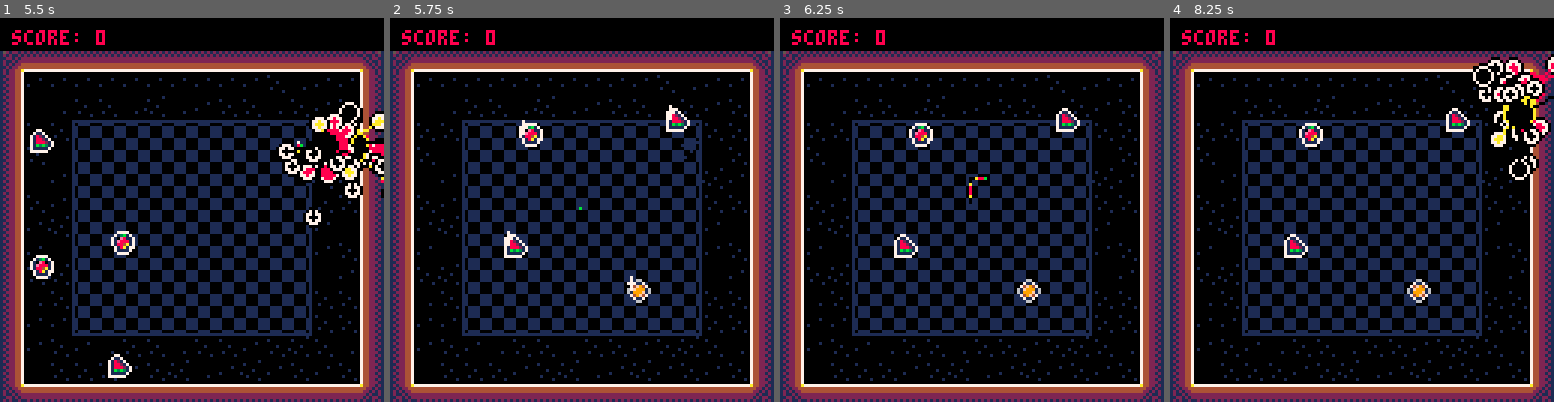
Above: before the commit, frames 1-4 (left to right).
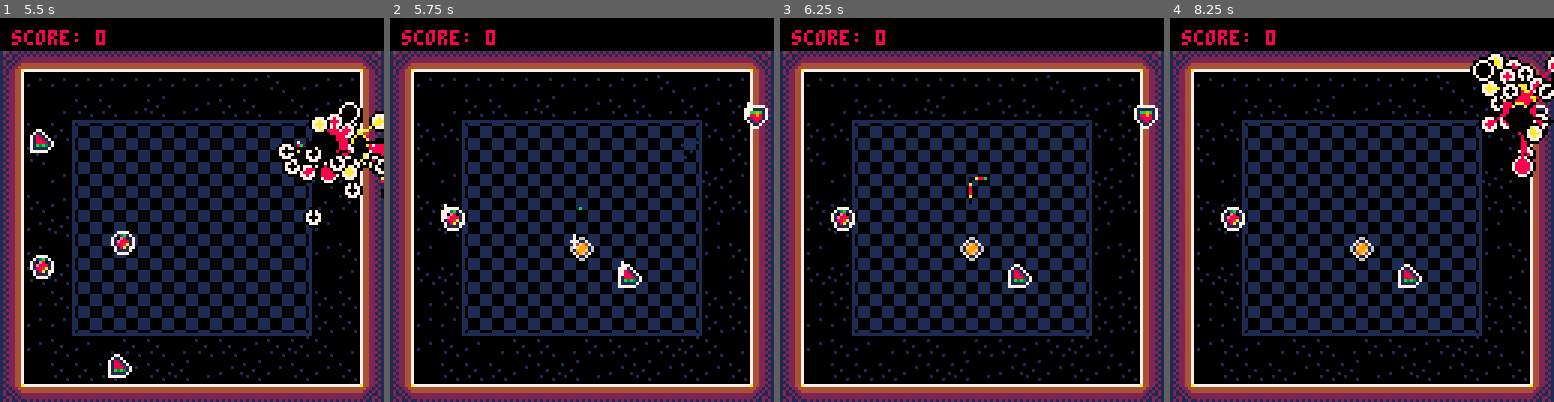
Above: after the commit, the same moments.

Repository: tmelot2/pico-8
Game: PICO-8 cartridge snekdash.p8
The game is run twice, just before and just after one commit, with the same random seed, the same clock (stepped at 60 frames per second) and the same inputs.
Inputs:
- Up to frame 1 (5.5 s): tap X (X key) at 0.33, 1.07, 1.85, 2.97, 4.08, 5.2 s; tap O (Z key) at 0.7, 1.7, 2.1, 2.5, 2.9, 3.3, 3.7, 4.1, 4.5, 4.9, 5.3 s; hold Right 1.6-2.1 s; hold Up 2.15-2.42 s; hold Right 2.47-3.03 s; hold Left 3.08-3.58 s; hold Down 3.63-3.97 s; hold Right 4.02-4.68 s; hold Up 4.73-5.03 s; hold Left from 5.08 s (still down)
- Up to frame 2 (5.75 s): release Left at 5.68 s; tap O (Z key) at 5.7 s; hold Down from 5.73 s (still down)
- Up to frame 3 (6.25 s): release Down at 6.03 s; hold Right from 6.08 s (still down); tap O (Z key) at 6.1 s
- Up to frame 4 (8.25 s): tap X (X key) at 6.32, 7.43 s; tap O (Z key) every 0.4 s from 6.5 to 8.1 s; release Right at 6.58 s; hold Right 6.63-7.13 s; hold Up 7.18-7.45 s; hold Right 7.5-8.07 s; hold Left from 8.12 s (still down)

Frame 1 is identical in both runs. In frame 2, 2.1% of the frame differs, in the area x 13-99%, y 21-75%; in frame 3, 2.0%; in frame 4, 4.6%, in the area x 13-100%, y 8-75%.

Commit message:
New map! High score screen effects

Diff:
--- a/snekdash.p8
+++ b/snekdash.p8
@@ -77,7 +77,8 @@
   [4]={ name='scatter', mx=16, my=0 },
   [5]={ name='x', mx=64, my=0 },
   [6]={ name='segments', mx=80, my=0 },
-  [7]={ name='the wall', mx=96, my=0 }
+  [7]={ name='the wall', mx=96, my=0 },
+  [8]={ name='something', mx=0, my=15 }
 }
 curLevel=1
 
@@ -862,11 +863,25 @@
   	insert_high_score(curLevel, slot, score, name)
   end
   high_scores=read_scores(curLevel)
+
+  stars={}
+  for i=1,20 do
+    add(stars,{x=frnd(100),y=frnd(100),s=1+frnd(3)})
+  end
 end
 
 
 function gameoverupdate()
   timer+=1
+
+  for i=1,#stars do
+    pt=stars[i]
+    pt.x-=pt.s
+    if pt.x<0 then
+      pt.x=112
+    end
+  end
+
   if btn(5) then
     sfx(8)
     scene=0
@@ -887,6 +902,45 @@
 end
 
 function highscoredraw()
+  -- scrolling bg
+  w=30
+  speed=2
+  for x=-2, 1+screenwidth/w do
+    for y=-2, 1+screenheight/w do
+      if (x+y)%2==0 then c=1 else c=3 end
+      x1=(-timer/speed%w)+x*w
+      y1=(-timer/speed%w)+y*w
+
+      x1+=abs(13*cos((timer+130)/270)+2) + 4*cos(timer/400)
+      y1+=3*sin(timer/140)+1
+
+      rectfill(x1,y1, x1+w,y1+w, c)
+      -- rect(x1,y1, x1+w,y1+w, 2)
+    end
+  end
+
+  -- nested border, {inner, ..., outer}
+  padding=12
+  border={9,10,5,7,0}
+  for i=#border,1,-1 do
+    rectfill(0+padding-i,0,128-padding+i,108+i,border[i])
+  end
+  rectfill(0+padding,0,128-padding,108,0)
+
+  -- stars
+  clip(12,0,128-11,108)
+  for i=1,#stars do
+    c=5
+    if stars[i].s==3 then
+      c=7
+    elseif stars[i].s==2 then
+      c=13
+    end
+    pset(stars[i].x, stars[i].y, c)
+  end
+  clip()
+
+  -- map title
   t+=1
 	title=levels[curLevel].name..' high scores'
   colorpal={8,9,10,11,12,13,14,15}
@@ -897,20 +951,23 @@
     wavyPrint2(onechar,centerx-(#title*(4)/2)+4*i,5,2,colorpal[color])
   end
 
+  -- scores
+  by=15
 	for i,s in ipairs(high_scores) do
 		if s.name=='' then n='___' else n=s.name end
 		sc=''..i..' '..n..' '..s.score
 		if i==1 then
-			print_1st_place(sc, 45, 10+(7*i))
+			print_1st_place(sc, 45, by+(7*i))
 		elseif i==2 then
-			print_2nd_place(sc, 45, 10+(7*i))
+			print_2nd_place(sc, 45, by+(7*i))
 		elseif i==3 then
-			print_3rd_place(sc, 45, 10+(7*i))
+			print_3rd_place(sc, 45, by+(7*i))
 		else
-			print(sc, 45, 10+(7*i),5)
+			print(sc, 45, by+(7*i),5)
 		end
 	end
 
+  -- new score
 	local text=''..score
 	x1=28
 	x2=100
@@ -1403,14 +1460,14 @@
 00111100001111000000000000000000000000000000000000000000000000000000000000000000000000000000000000000000000000000000000000000000
 11000011110000110000000000000000000000000000000000000000000000000000000000000000000000000000000000000000000000000000000000000000
 11000011110000110000000000000000000000000000000000000000000000000000000000000000000000000000000000000000000000000000000000000000
-11080011110080110000000000000000000000000000000000000000000000000000000000000000000000000000000000000000000000000000000000000000
+11000011110000110000000000000000000000000000000000000000000000000000000000000000000000000000000000000000000000000000000000000000
 11000011110000110000000000000000000000000000000000000000000000000000000000000000000000000000000000000000000000000000000000000000
 00111100001111000000000000000000000000000000000000000000000000000000000000000000000000000000000000000000000000000000000000000000
 00111100001111000000000000000000000000000000000000000000000000000000000000000000000000000000000000000000000000000000000000000000
 00000000000000000000000000000000000000000000000000000000000000000000000000000000000000000000000000000000000000000000000000000000
 00000000000000000000000000000000000000000000000000000000000000000000000000000000000000000000000000000000000000000000000000000000
 00000000000000000000000000000000000000000000000000000000000000000000000000000000000000000000000000000000000000000000000000000000
-00008000000000000000000000000000000000000000000000000000000000000000000000000000000000000000000000000000000000000000000000000000
+00000000000000000000000000000000000000000000000000000000000000000000000000000000000000000000000000000000000000000000000000000000
 00000000000000000000000000000000000000000000000000000000000000000000000000000000000000000000000000000000000000000000000000000000
 00000000000000000000000000000000000000000000000000000000000000000000000000000000000000000000000000000000000000000000000000000000
 00000000000000000000000000000000000000000000000000000000000000000000000000000000000000000000000000000000000000000000000000000000
@@ -1419,7 +1476,7 @@
 01000000000000000000000000000000000000000000000000000000000000000000000000000000000000000000000000000000000000000000000000000000
 00000000000000000000000000000000000000000000000000000000000000000000000000000000000000000000000000000000000000000000000000000000
 00001000000000000000000000000000000000000000000000000000000000000000000000000000000000000000000000000000000000000000000000000000
-00008000000000000000000000000000000000000000000000000000000000000000000000000000000000000000000000000000000000000000000000000000
+00000000000000000000000000000000000000000000000000000000000000000000000000000000000000000000000000000000000000000000000000000000
 00100000000000000000000000000000000000000000000000000000000000000000000000000000000000000000000000000000000000000000000000000000
 00000010000000000000000000000000000000000000000000000000000000000000000000000000000000000000000000000000000000000000000000000000
 00000000000000000000000000000000000000000000000000000000000000000000000000000000000000000000000000000000000000000000000000000000
@@ -1427,7 +1484,7 @@
 01000000000000000000000000000000000000000000000000000000000000000000000000000000000000000000000000000000000000000000000000000000
 00000000000000000000000000000000000000000000000000000000000000000000000000000000000000000000000000000000000000000000000000000000
 00001000000000000000000000000000000000000000000000000000000000000000000000000000000000000000000000000000000000000000000000000000
-00008000000000000000000000000000000000000000000000000000000000000000000000000000000000000000000000000000000000000000000000000000
+00000000000000000000000000000000000000000000000000000000000000000000000000000000000000000000000000000000000000000000000000000000
 00100000000000000000000000000000000000000000000000000000000000000000000000000000000000000000000000000000000000000000000000000000
 00000010000000000000000000000000000000000000000000000000000000000000000000000000000000000000000000000000000000000000000000000000
 
@@ -1579,25 +1636,33 @@
 130b0c0b0a0c0d0c0c0c0b0c0a0d0c14130b0b0b0c0c0d0d0c0c0c0c0d0d0b14130b0c0b0ae00c0cf00ce00c0a0c0c14130b0c0b0d0c0c0d0c0c0b0c0a0c0d14130b363b3b3b3b3b3b3b3b3b3b360d14130b0c0b2a352c0c002a352c0a0c0c14130b0c0b0a0c0c17180c0b0c0a0c0c1400000000000000000000000000000000
 131e0c0c0c0b0c0a0b0b0a0b0d0b0c14130c0c0c0c0b0c0b0b0c0b0b0c0b0c14131e0c0c0c0b0c0a0b0b0a0b0c000c14131e0c0c0c0b0c0a0d0b0a0b0c0b0c1413360c0c0c0b0c0d0b0b0a0b0c0b3614131e0c0c2a352c0a0b2a352c0c000c14131e0c0c0c0b0c27280b0a0b0c000c1400000000000000000000000000000000
 2523232323232323232323232323232625232323232323232323232323232326252323232323232323232323232323262523232323232323232323232323232625232323232323232323232323232326252323232323232323232323232323262523232323232323232323232323232600000000000000000000000000000000
-0000000000000000000000000000000000000000000000000000000000000000000000000000000000000000000000000000000000000000000000000000000000000000000000000000000000000000000000000000000000000000000000000000000000000000000000000000000000000000000000000000000000000000
-0000000000000000000000000000000000000000000000000000000000000000000000000000000000000000000000000000000000000000000000000000000000000000000000000000000000000000000000000000000000000000000000000000000000000000000000000000000000000000000000000000000000000000
-0000000022222222222200000000000000000000000000000000000000000000000000000000000000000000000000000000000000000000000000000000000000000000000000000000000000000000000000000000000000000000000000000000000000000000000000000000000000000000000000000000000000000000
-0000000022222222222200000000000000000000000000000000000000000000000000000000000000000000000000000000000000000000000000000000000000000000000000000000000000000000000000000000000000000000000000000000000000000000000000000000000000000000000000000000000000000000
-0000000022222222222200000000000000000000000000000000000000000000000000000000000000000000000000000000000000000000000000000000000000000000000000000000000000000000000000000000000000000000000000000000000000000000000000000000000000000000000000000000000000000000
-0000000022222222222200000000000000000000000000000000000000000000000000000000000000000000000000000000000000000000000000000000000000000000000000000000000000000000000000000000000000000000000000000000000000000000000000000000000000000000000000000000000000000000
-…(16 lines of a section not shown)…
+1524242424242424242424242424241600000000000000000000000000000000000000000000000000000000000000000000000000000000000000000000000000000000000000000000000000000000000000000000000000000000000000000000000000000000000000000000000000000000000000000000000000000000
+1300000000000000000000000000001400000000000000000000000000000000000000000000000000000000000000000000000000000000000000000000000000000000000000000000000000000000000000000000000000000000000000000000000000000000000000000000000000000000000000000000000000000000
+1300000000000000000000000000001400000000000000000000000000000000000000000000000000000000000000000000000000000000000000000000000000000000000000000000000000000000000000000000000000000000000000000000000000000000000000000000000000000000000000000000000000000000
+1339390039393939393939393939391400000000000000000000000000000000000000000000000000000000000000000000000000000000000000000000000000000000000000000000000000000000000000000000000000000000000000000000000000000000000000000000000000000000000000000000000000000000
+1300000000000000000000000000001400000000000000000000000000000000000000000000000000000000000000000000000000000000000000000000000000000000000000000000000000000000000000000000000000000000000000000000000000000000000000000000000000000000000000000000000000000000
+1300000000000000000000000000001400000000000000000000000000000000000000000000000000000000000000000000000000000000000000000000000000000000000000000000000000000000000000000000000000000000000000000000000000000000000000000000000000000000000000000000000000000000
+1339393939393939393939003939391400000000000000000000000000000000000000000000000000000000000000000000000000000000000000000000000000000000000000000000000000000000000000000000000000000000000000000000000000000000000000000000000000000000000000000000000000000000
+132b2b2b2b2b2b2b2b2b2b2b2b2b2b1400000000000000000000000000000000000000000000000000000000000000000000000000000000000000000000000000000000000000000000000000000000000000000000000000000000000000000000000000000000000000000000000000000000000000000000000000000000
+132b2b2b2b2b2b2b2b2b2b2b2b2b2b1400000000000000000000000000000000000000000000000000000000000000000000000000000000000000000000000000000000000000000000000000000000000000000000000000000000000000000000000000000000000000000000000000000000000000000000000000000000
+1339393939390039393939393939001400000000000000000000000000000000000000000000000000000000000000000000000000000000000000000000000000000000000000000000000000000000000000000000000000000000000000000000000000000000000000000000000000000000000000000000000000000000
+132b2b2b2b2b2b2b2b2b2b2b2b2b2b1400000000000000000000000000000000000000000000000000000000000000000000000000000000000000000000000000000000000000000000000000000000000000000000000000000000000000000000000000000000000000000000000000000000000000000000000000000000
+132b2b2b2b2bc02b2b2b2b2b2b2b2b1400000000000000000000000000000000000000000000000000000000000000000000000000000000000000000000000000000000000000000000000000000000000000000000000000000000000000000000000000000000000000000000000000000000000000000000000000000000
+132b2b2b2b2b2b2b2b2b2b2b2b2b2b1400000000000000000000000000000000000000000000000000000000000000000000000000000000000000000000000000000000000000000000000000000000000000000000000000000000000000000000000000000000000000000000000000000000000000000000000000000000
+2523232323232323232323232323232600000000000000000000000000000000000000000000000000000000000000000000000000000000000000000000000000000000000000000000000000000000000000000000000000000000000000000000000000000000000000000000000000000000000000000000000000000000
+…(16 lines of a section not shown)…
